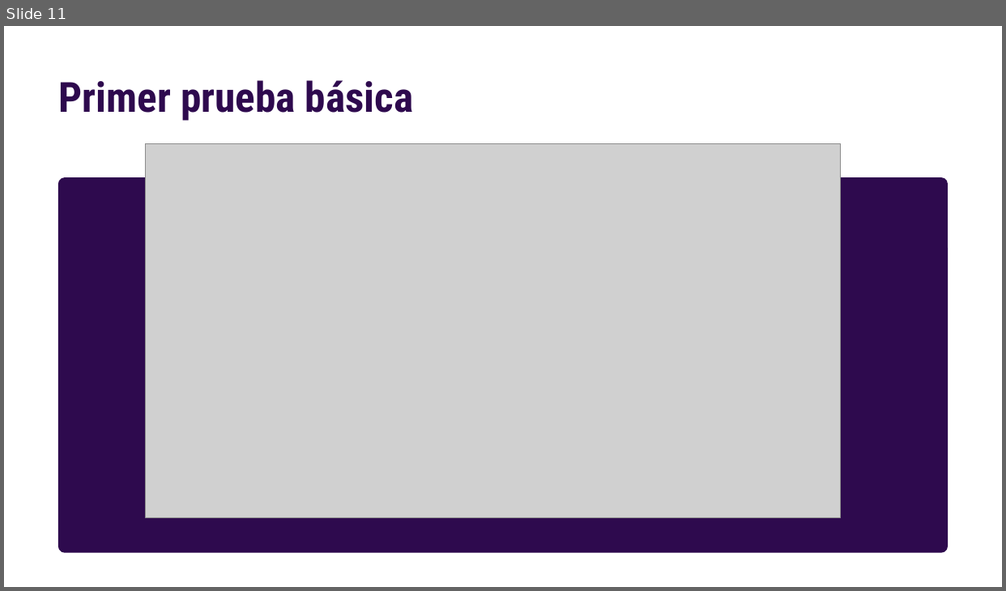
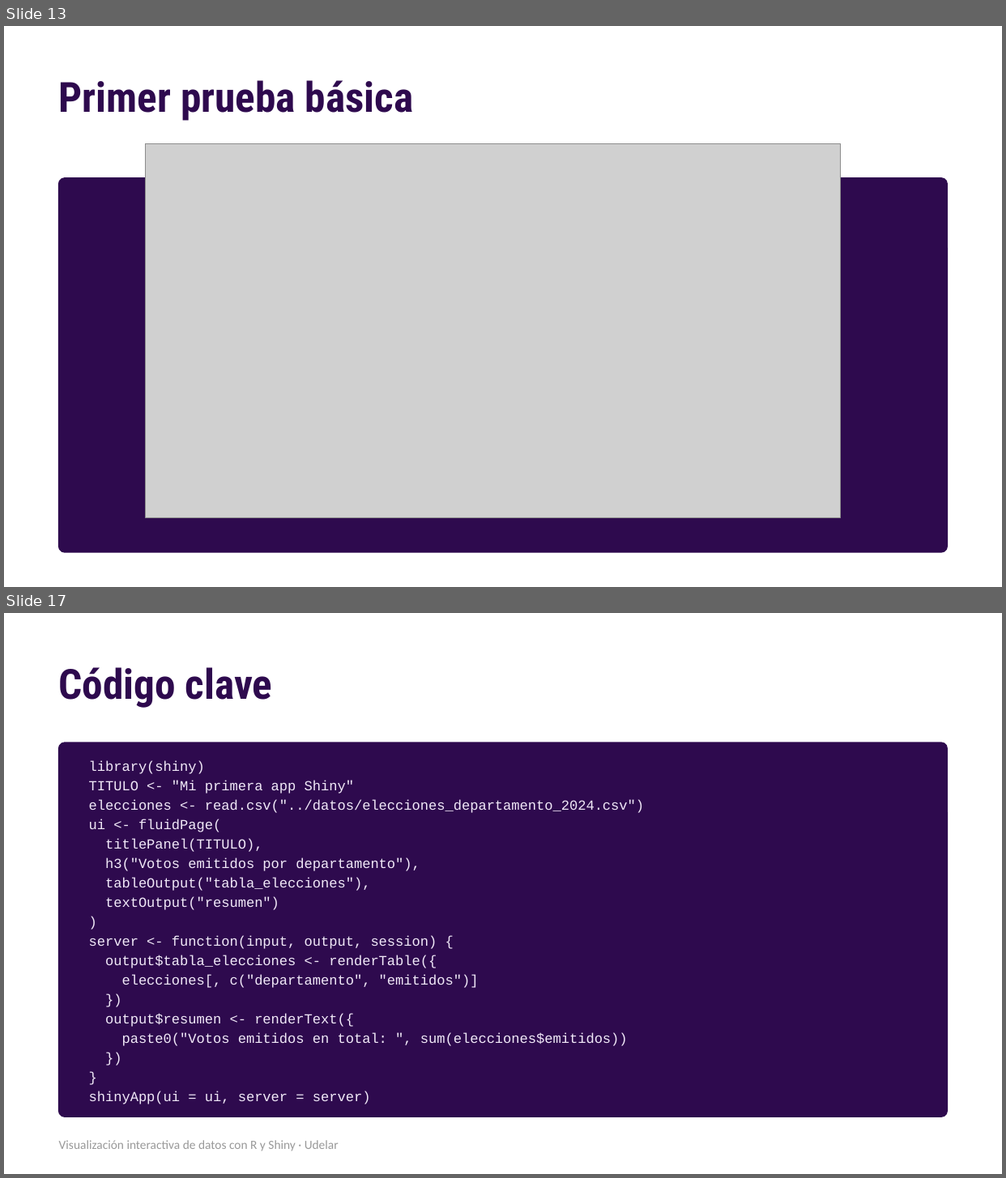
Before and after one commit to nahura99/visualizacion_datos_shiny, a slide deck: clase1/clase1.pptx. Shown one above the other, each under a label of ours: slide 11 before the commit, slides 13 and 17 after it; the slides between them are not shown. The pictures are 1006x591 and 1006x1178 pixels, drawn with LibreOffice and Linux fonts; fonts in the diff are those of the drawing; grey boxes stand for pictures. Boxes give left, top, right and bottom in pixels: in the first picture for what was removed or moved away, otherwise in the second. Text is boxed around its words. In the diff, an @@ line names an element or a change of style, - is before the commit and + after.

Commit message:
Reestructurar el curso en 7 clases y una Clase Extra
- Clase 1 junta la presentación y la nivelación de la vieja 1b. La app de la
  tabla pasa al estilo del curso y se suma primeros_pasos.R.
- Clase 7 junta estética y navegación con la app final y su publicación.
  Queda solo la app final, con datos/ y deploy.R.
- revisor_corpus pasa a ser la Clase Extra (clase_extra.pptx).
- Se borran clase1b, clase8 y los PDF viejos.
- README, datos/README.md y preparar_elecciones_2024.R con la nueva numeración.

```diff
--- a/clase1/clase1.pptx
+++ b/clase1/clase1.pptx
@@ slide 17 added at bbox=[4, 613, 1002, 1174], background #FFFFFF @@
@@ text added at bbox=[59, 667, 273, 708], 30 pt, text #2E0A4E, bold @@
+Código clave
@@ rounded rectangle added at bbox=[59, 743, 947, 1117], fill #2E0A4E, outline #2E0A4E 1 pt @@
@@ text added at bbox=[89, 761, 644, 1105], 10 pt, text #F1E9F8 @@
+library(shiny)
+TITULO <- "Mi primera app Shiny"
+elecciones <- read.csv("../datos/elecciones_departamento_2024.csv")
+ui <- fluidPage(
+titlePanel(TITULO),
+h3("Votos emitidos por departamento"),
+tableOutput("tabla_elecciones"),
+textOutput("resumen")
+)
+server <- function(input, output, session) {
+output$tabla_elecciones <- renderTable({
+elecciones[, c("departamento", "emitidos")]
+})
+output$resumen <- renderText({
+paste0("Votos emitidos en total: ", sum(elecciones$emitidos))
+})
+}
+shinyApp(ui = ui, server = server)
@@ text added at bbox=[59, 1140, 339, 1151], 9 pt, text #999999 @@
+Visualización interactiva de datos con R y Shiny · Udelar
@@ what was slide 11 is now slide 13 @@
```
Also in this commit, not shown: 5 slides changed, 7 other slides added, 1 slide removed, 23 other files.
